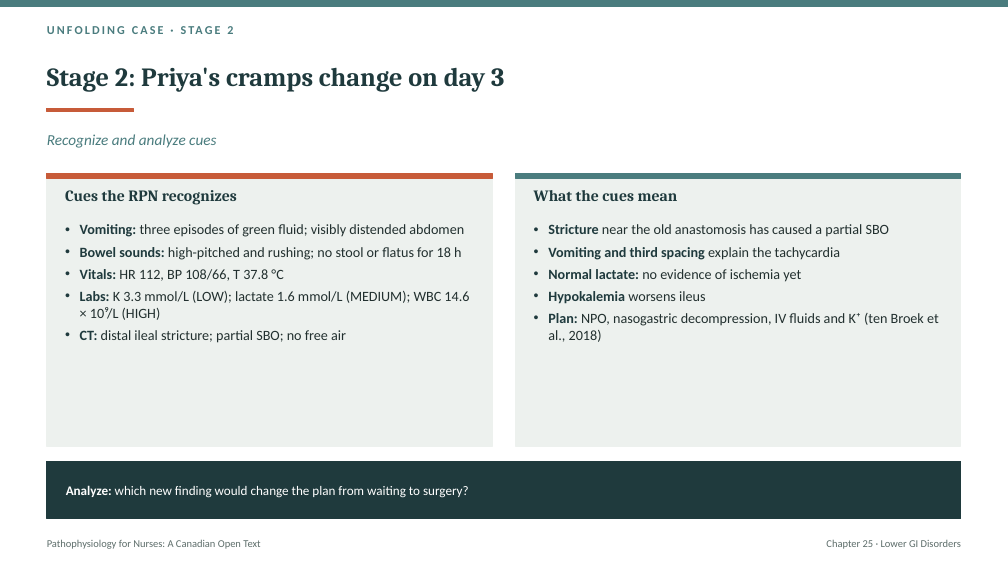
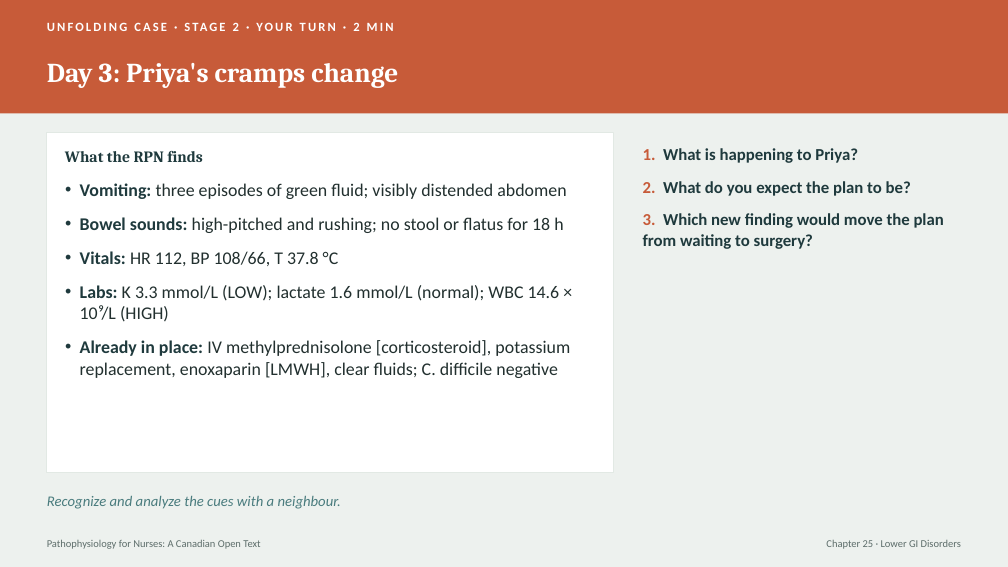
Before and after one commit to andrewleenl/opensourcenursing, a slide deck: slide 27 of Ch25_Lower_Gastrointestinal_Disorders_Lecture_Presentation.pptx. Drawn at 1008x567 pixels with LibreOffice and Linux fonts; fonts in the diff are those of the drawing. Boxes give left, top, right and bottom in pixels: in the first picture for what was removed or moved away, otherwise in the second. Text is boxed around its words. In the diff, an @@ line names an element or a change of style, - is before the commit and + after.

```diff
--- a/Ch25_Lower_Gastrointestinal_Disorders_Lecture_Presentation.pptx
+++ b/Ch25_Lower_Gastrointestinal_Disorders_Lecture_Presentation.pptx
@@ background #FFFFFF to #EDF1EE @@
@@ rectangle: place and size @@
-rectangle at <box>0,0,1008,7</box>
+rectangle at <box>0,0,1008,113</box>
@@ rectangle at <box>0,0,1008,113</box>: fill #4A7C7E to #C75B39; outline #4A7C7E 1 pt to none @@
@@ text "UNFOLDING CASE · STAGE 2 ..." at <box>233,22,359,31</box>: vertical alignment top to middle @@
@@ text at <box>233,22,359,31</box>: text changed; size 11.5 to 12 pt; text colour #4A7C7E to #FFFFFF @@
-UNFOLDING CASE · STAGE 2
+UNFOLDING CASE · STAGE 2 · YOUR TURN · 2 MIN
@@ title at <box>47,63,398,88</box>: text changed; size 25 to 26 pt; text colour #1F3A3D to #FFFFFF @@
-Stage 2: Priya's cramps change on day 3
+Day 3: Priya's cramps change
@@ rectangle removed at <box>47,109,134,112</box> @@
@@ rectangle: place and size @@
-rectangle at <box>47,174,492,446</box>
+rectangle at <box>47,132,614,473</box>
@@ rectangle at <box>47,132,614,473</box>: fill #EDF1EE to #FFFFFF; outline #EDF1EE 1 pt to #E2E9E4 1 pt @@
@@ text removed at <box>47,134,216,148</box> @@
-Recognize and analyze cues
@@ text added at <box>643,148,944,249</box>, 16 pt, text #1F3A3D, bold @@
+1. What is happening to Priya?
+2. What do you expect the plan to be?
+3. Which new finding would move the plan from waiting to surgery?
@@ rectangle removed at <box>47,174,492,178</box> @@
@@ text "Vomiting: three episodes of green ...": place and size @@
-text "Vomiting: three episodes of green ..." at <box>80,224,469,343</box>
+text "Vomiting: three episodes of green ..." at <box>80,183,570,378</box>
@@ text added at <box>65,151,203,162</box>, 15 pt, text #1F3A3D, bold @@
+What the RPN finds
@@ rectangle removed at <box>516,174,961,446</box> @@
@@ rectangle removed at <box>516,174,961,178</box> @@
@@ text at <box>80,183,566,266</box>: size 13.5 to 17 pt in "Vomiting: three episodes of green fluid; visibly ...", "Bowel sounds: high-pitched and rushing; no stool ...", "Vitals: HR 112, BP 108/66, T 37.8 ..."; more space between paragraphs @@
@@ text removed at <box>534,190,678,201</box> @@
-What the cues mean
@@ text removed at <box>548,224,939,342</box> @@
-• Stricture near the old anastomosis has caused a partial SBO
-• Vomiting and third spacing explain the tachycardia
-• Normal lactate: no evidence of ischemia yet
-• Hypokalemia worsens ileus
-• Plan: NPO, nasogastric decompression, IV fluids and K⁺ (ten Broek et al., 2018)
@@ text at <box>80,285,570,378</box>: text changed; size 13.5 to 17 pt @@
-• Labs: K 3.3 mmol/L (LOW); lactate 1.6 mmol/L (MEDIUM); WBC 14.6 × 10⁹/L (HIGH)
-• CT: distal ileal stricture; partial SBO; no free air
+• Labs: K 3.3 mmol/L (LOW); lactate 1.6 mmol/L (normal); WBC 14.6 × 10⁹/L (HIGH)
+• Already in place: IV methylprednisolone [corticosteroid], potassium replacement, enoxaparin [LMWH], clear fluids; C. difficile negative
@@ rectangle removed at <box>47,461,961,519</box> @@
@@ text "Recognize and analyze the cues ..." at <box>47,496,341,509</box>: vertical alignment top to middle @@
@@ text at <box>47,496,341,509</box>: text changed; size 15 to 14 pt; font Cambria to Calibri; text colour #1F3A3D to #4A7C7E; bold off; italic on @@
-Cues the RPN recognizes
+Recognize and analyze the cues with a neighbour.
@@ text removed at <box>66,485,469,498</box> @@
-Analyze: which new finding would change the plan from waiting to surgery?
```
Also in this commit, not shown: 29 other slides changed, 25 slides added, 20 slides removed, 2 other files.
